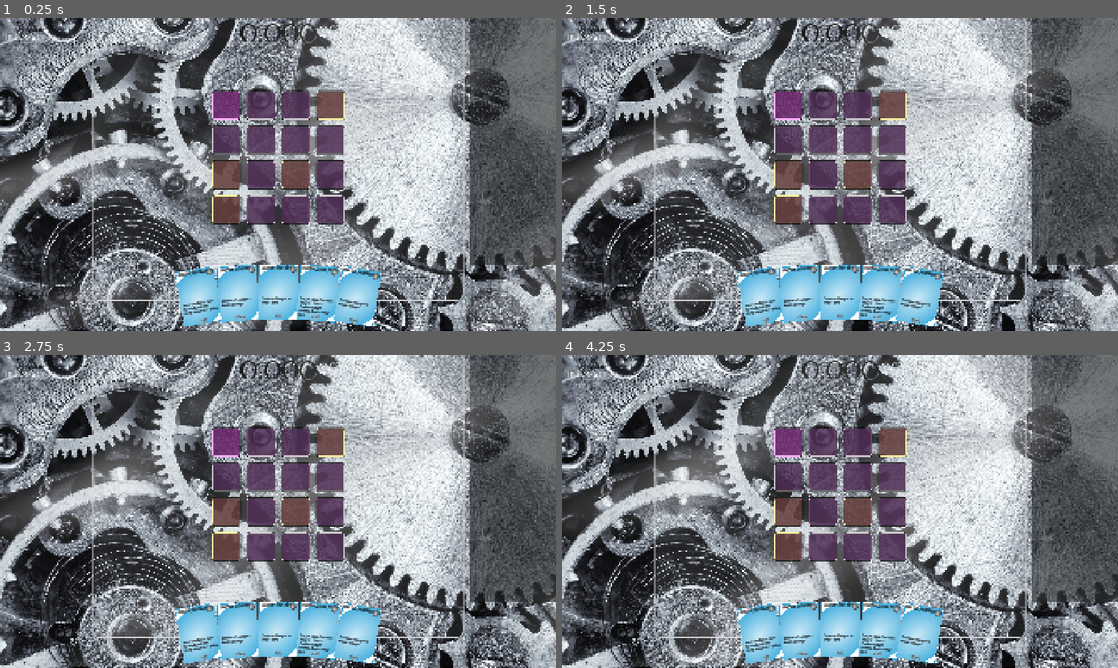
Above: before the commit, frames 1-4 (two rows, left to right).
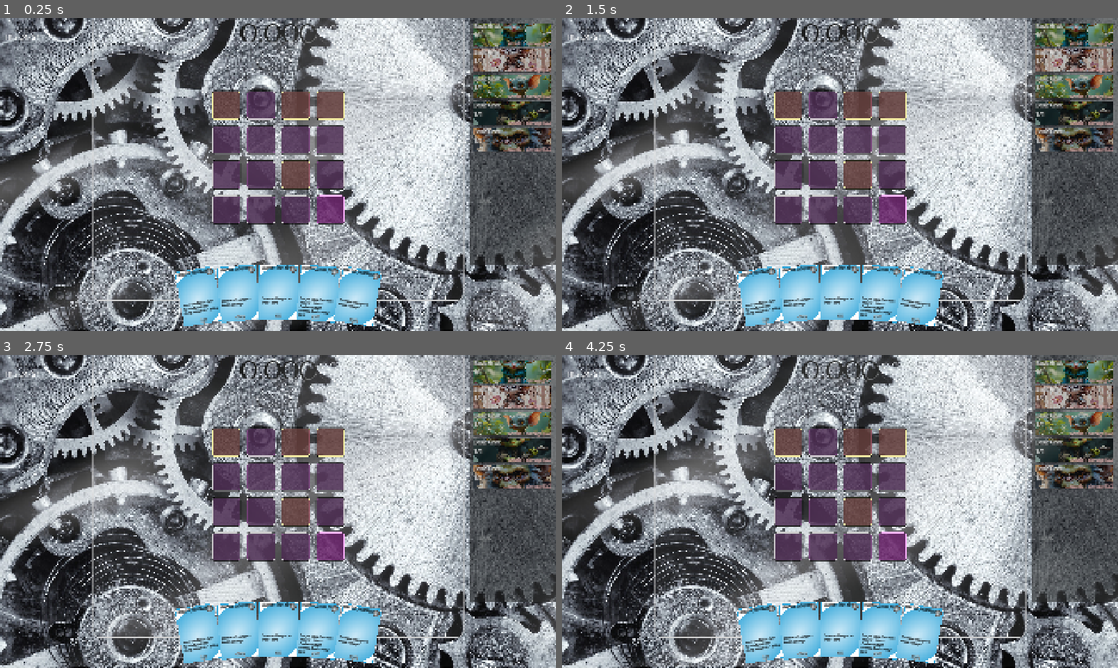
Above: after the commit, the same moments.

Repository: rosswolf/Tourbillon
Game: Godot game, scene res://src/scenes/game.tscn
The game is run twice, just before and just after one commit, with the same random seed, the same clock (stepped at 60 frames per second) and the same inputs. Sound files missing from this copy of the repository are replaced by a short silence.
Inputs (mouse positions are in pixels of both pictures, inside the frame that each line leads up to):
- Up to frame 1 (0.25 s): no input
- Up to frame 2 (1.5 s): click (789, 105) at 0.52 s; click (823, 105) at 1.27 s
- Up to frame 3 (2.75 s): click (294, 442) at 2.02 s
- Up to frame 4 (4.25 s): click (890, 442) at 2.77 s; click (789, 477) at 3.52 s

The runs differ from the first frame. In frame 1, 5.7% of the frame differs, in the area x 38-100%, y 1-66%; in frame 2, 5.7%; in frame 3, 5.7%; in frame 4, 5.7%.

Commit message:
fix: Handle descriptive text in wave gremlins field
- Fixed _get_gremlins_string to detect descriptive text in gremlins field
- Now checks for spaces in string (indicates description vs mob ID)
- Falls back to is_boss field when gremlins contains descriptive text
- Resolves 'Many weak enemies' not found error by using actual mob IDs
- Added debug logging to GremlinSpawnController.spawn_wave for troubleshooting

Wave data structure:
- gremlins: 'Many weak enemies' (description) → use is_boss field
- is_boss: ['basic_gnat', 'basic_gnat', ...] (actual mob IDs) ✅

🤖 Generated with [Claude Code](https://claude.ai/code)

Co-Authored-By: Claude <noreply@anthropic.com>

Diff:
--- a/elastic-app/app/src/scenes/core/endless_wave_manager.gd
+++ b/elastic-app/app/src/scenes/core/endless_wave_manager.gd
@@ -159,9 +159,9 @@
 	var gremlins = wave_data.get("gremlins", "")
 	print("[DEBUG] [_get_gremlins_string] Raw gremlins field: ", gremlins, " (type: ", typeof(gremlins), ")")
 
-	# If gremlins field has description text, check is_boss field
-	if gremlins is String and (gremlins.contains("Learn") or gremlins.contains("Introduction") or gremlins.contains("Multiple")):
-		print("[DEBUG] [_get_gremlins_string] Gremlins field contains description, checking is_boss")
+	# If gremlins field has description text (contains spaces), check is_boss field instead
+	if gremlins is String and gremlins.contains(" "):
+		print("[DEBUG] [_get_gremlins_string] Gremlins field contains description text, checking is_boss")
 		gremlins = wave_data.get("is_boss", "")
 		print("[DEBUG] [_get_gremlins_string] is_boss field: ", gremlins)
 
--- a/elastic-app/app/src/scenes/core/spawning/gremlin_spawn_controller.gd
+++ b/elastic-app/app/src/scenes/core/spawning/gremlin_spawn_controller.gd
@@ -122,11 +122,14 @@
 ## Spawn multiple gremlins from a wave composition string
 func spawn_wave(wave_composition: String) -> Array[Gremlin]:
 	# Parse pipe-separated gremlin list (e.g. "dust_mite|oil_thief|dust_mite")
+	print("[DEBUG] [GremlinSpawnController] spawn_wave called with: '", wave_composition, "'")
 	var gremlin_ids = wave_composition.split("|")
+	print("[DEBUG] [GremlinSpawnController] Split into: ", gremlin_ids)
 	var spawned: Array[Gremlin] = []
 
 	for i in range(gremlin_ids.size()):
 		var template_id = gremlin_ids[i].strip_edges()
+		print("[DEBUG] [GremlinSpawnController] Processing template_id: '", template_id, "'")
 		if template_id.is_empty():
 			continue
 
